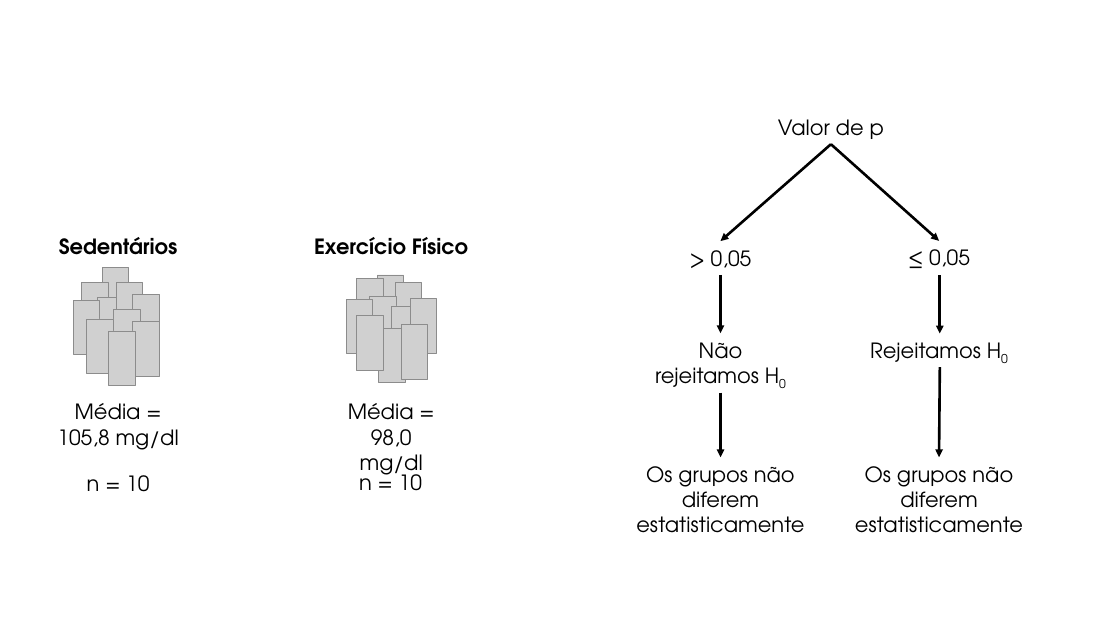
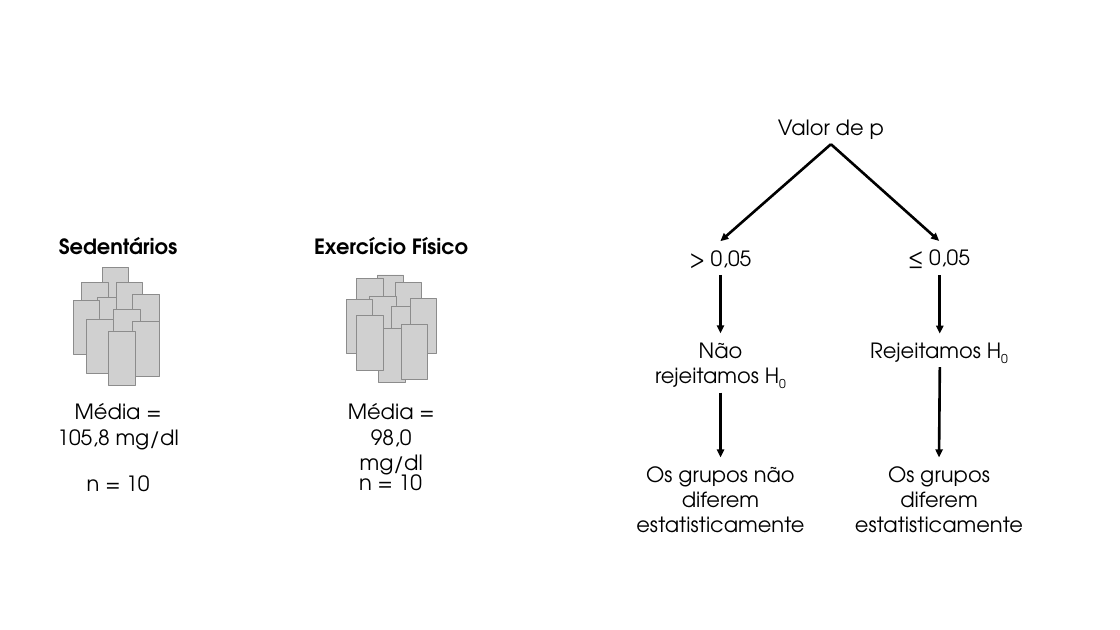
Before and after one commit to fernandaperes/Blog_, a slide deck: slide 2 of content/blog/tamanho-de-efeito/Imagens artigo.pptx. Drawn at 1120x630 pixels with LibreOffice and Linux fonts; fonts in the diff are those of the drawing; grey boxes stand for pictures. Boxes give left, top, right and bottom in pixels: in the first picture for what was removed or moved away, otherwise in the second. Text is boxed around its words. In the diff, an @@ line names an element or a change of style, - is before the commit and + after.

```diff
--- a/content/blog/tamanho-de-efeito/Imagens artigo.pptx
+++ b/content/blog/tamanho-de-efeito/Imagens artigo.pptx
@@ text at <box>855,466,1023,533</box>: text changed @@
-Os grupos não diferem estatisticamente
+Os grupos diferem estatisticamente
```
Also in this commit, not shown: 1 slide added, 4 other files.
